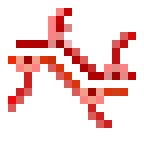
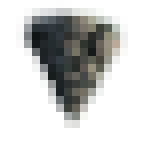
Layer changes from the first (144, 144) image to the second:
hid "sr_zinorine" over (x1=8, y1=8, x2=136, y2=128)
added layer "sr_altair_stone" over (x1=16, y1=8, x2=128, y2=128)
